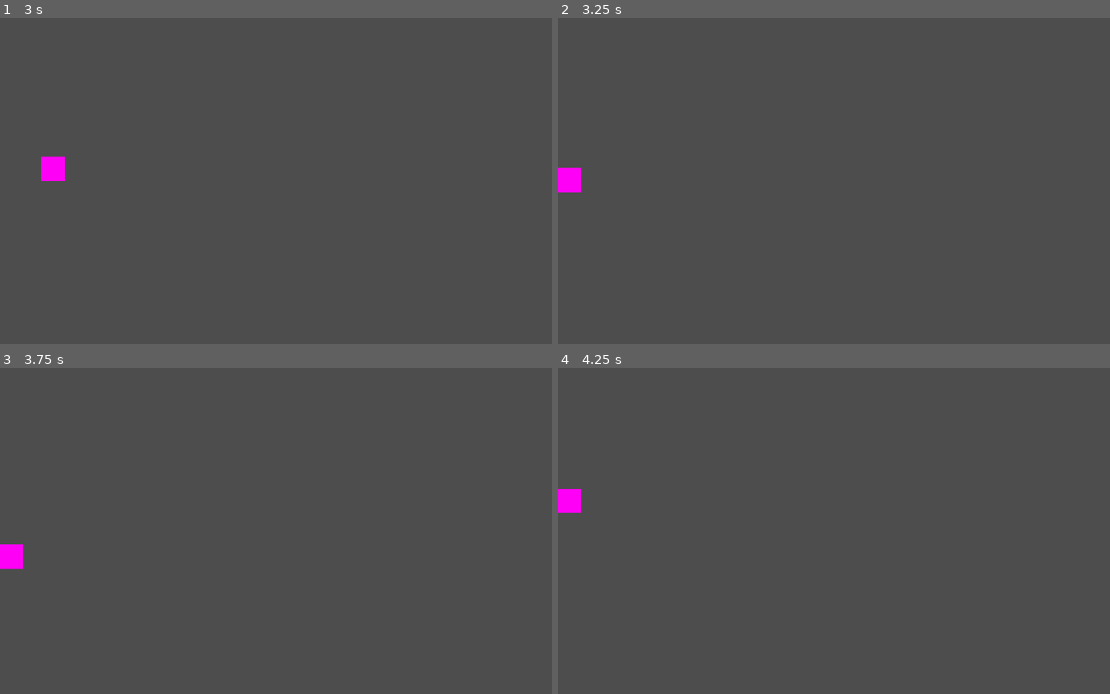
Above: before the commit, frames 1-4 (two rows, left to right).
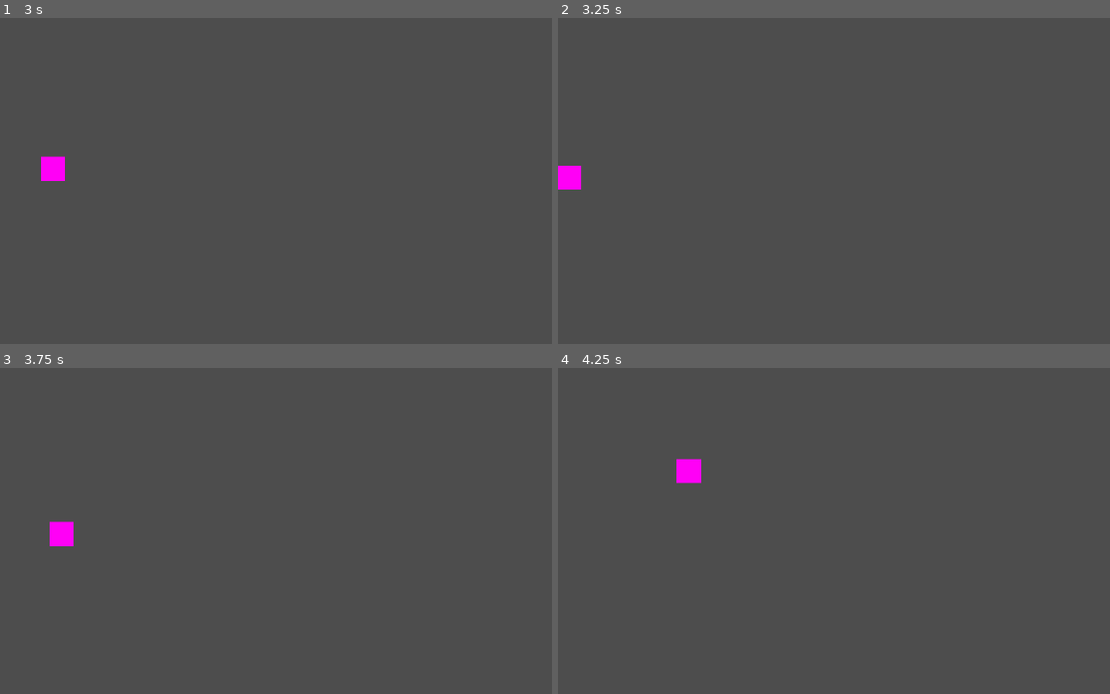
Above: after the commit, the same moments.

Repository: itjope/slide-on-slicks
Game: Godot game, scene res://World.tscn
The game is run twice, just before and just after one commit, with the same random seed, the same clock (stepped at 60 frames per second) and the same inputs.
Inputs:
- Up to frame 1 (3 s): tap Enter at 0.5 s; hold Right (steerRight) 0.53-1.25 s; tap Down (break) at 0.6, 2.1, 2.85 s; click "Host" at 1.25 s; tap Space at 2 s; hold Left (steerLeft) 2.03-2.78 s; hold Right (steerRight) from 2.78 s (still down)
- Up to frame 2 (3.25 s): keep holding Right (steerRight)
- Up to frame 3 (3.75 s): release Right (steerRight) at 3.53 s; hold Up (accelerate) from 3.53 s (still down); tap Down (break) at 3.6 s
- Up to frame 4 (4.25 s): keep holding Up (accelerate)

Frame 1 is identical in both runs. In frame 2, less than 0.1% of the frame differs, in the area x 0-5%, y 45-54%; in frame 3, 0.7%; in frame 4, 0.7%, in the area x 0-26%, y 27-45%.

Commit message:
Updated collision physics

Diff:
--- a/Car.gd
+++ b/Car.gd
@@ -1,11 +1,8 @@
 extends CharacterBody2D
 
 
-# Called when the node enters the scene tree for the first time.
-
-
-
 var speed = 10
+var velocityHistory = []
 
 func _ready():
 	if not is_multiplayer_authority(): return
@@ -19,13 +16,14 @@
 	if  not is_multiplayer_authority(): return
 
 	get_input()
-	#move_and_slide()
-	var collision = move_and_collide(velocity * delta)
+
+	var collision = move_and_collide(velocity * delta, false, 0.08, false)
 	if collision:
 		var collider = collision.get_collider()
 		if collider.is_class("CharacterBody2D"):
-			velocity = velocity.bounce(collision.get_normal())
+			velocity = velocity.slide(collision.get_normal()) * 0.8 + (velocity.bounce(collision.get_normal()) / 5)
 		else:
-			move_and_slide()	#
+			velocity = (velocity.slide(collision.get_normal()) + (velocity.bounce(collision.get_normal()) / 5) ) / 2
+
 func _enter_tree():
 	set_multiplayer_authority(str(name).to_int())
--- a/player.tscn
+++ b/player.tscn
@@ -4,8 +4,8 @@
 [ext_resource type="Script" path="res://addons/smoothing/smoothing_2d.gd" id="2_4674m"]
 [ext_resource type="Texture2D" uid="uid://cogwue5xo7o4r" path="res://car1.png" id="2_ri1f2"]
 
-[sub_resource type="RectangleShape2D" id="RectangleShape2D_aespd"]
-size = Vector2(35.5, 36)
+[sub_resource type="RectangleShape2D" id="RectangleShape2D_22jpn"]
+size = Vector2(36, 36)
 
 [sub_resource type="SceneReplicationConfig" id="SceneReplicationConfig_ks71c"]
 properties/0/path = NodePath(".:position")
@@ -30,8 +30,7 @@
 script = ExtResource("1_ttov1")
 
 [node name="CollisionShape2D" type="CollisionShape2D" parent="."]
-position = Vector2(0.25, 0)
-shape = SubResource("RectangleShape2D_aespd")
+shape = SubResource("RectangleShape2D_22jpn")
 
 [node name="MultiplayerSynchronizer" type="MultiplayerSynchronizer" parent="."]
 replication_config = SubResource("SceneReplicationConfig_ks71c")
Not shown, changed: export_presets.cfg
